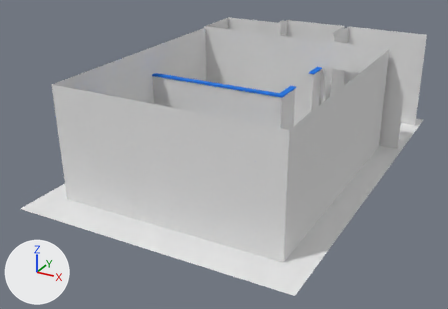
The Blender file zUMHbies_blender/bathroom/bathroom.blend: old version first, new version second.
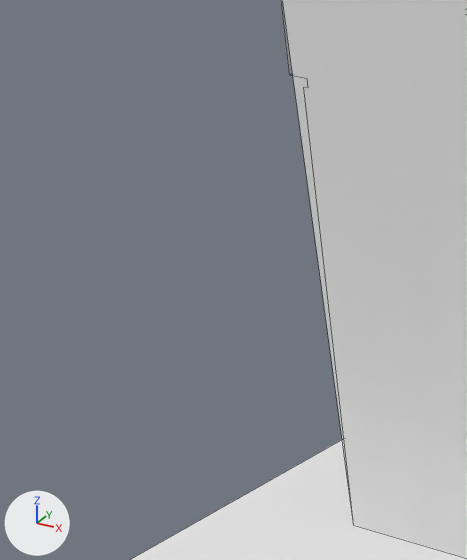
There are two pictures of each version: one whole from a 50 mm camera at (10.15, -8.74, 6.86) aimed at (2.92, 4.39, 0.3), one close up on the part from 1% to 20% of the width and 33% to 66% of the height. Lighting does not change. The marker at lower left points along +X, +Y and +Z. The close-ups show mesh edges as thin lines.

Names of what the first close-up shows: 'Floor', 'Inside'.
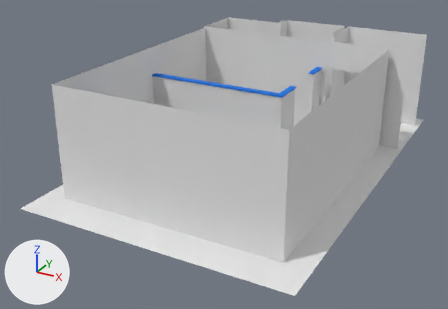
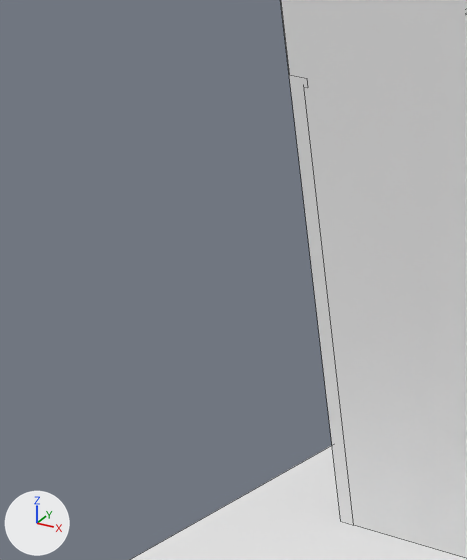
Where the change shows, as pixel boxes (x1, y1, x2, y2) in the close-ups (467 x 560 px; the box of a moved part takes in the faces that stretch with it):
part 1 of me_cube_001, moved or reshaped
    before: (283, 0, 467, 558)
    after: (281, 0, 467, 558)

The change, as a list of edits to the scene's bpy script:
```text
Change me_cube_001:
    where me_cube_001.from_pydata(...)  # 386 vertices, 163 faces, 44 loose edges; spans x 0.28..6.63, y 0.8..9.89, z 0.0..2.81
    used by ob_inside; location = (0.046, 0.0, 0.0)
    verts and faces of me_cube_001; kept vertices keep their numbers, new ones are numbered from 386
    before: 3 (0.57, 0.9, 0.0) at pixel (353, 525), 31 (6.13, 0.9, 2.81), 32 (6.13, 0.9, 0.0), 109 (0.57, 2.4, 0.0), 122 (0.57, 0.9, 2.02) at pixel (303, 87)
    before: 123 (0.57, 2.4, 2.03), 141 (0.5, 0.9, 2.81)
    me_cube_001 part 1
    add delete_faces([(3, 109, 123, 122), (3, 141, 31, 32)])
    add delete_edges([(122, 141)])
    add verts[386] = (0.49, 0.9, 0.0)  # pixel (340, 521)
    add verts[387] = (0.57, 0.9, 2.03)  # pixel (303, 84)
    add faces += [(3, 109, 123, 387), (3, 386, 141, 31, 32)]  # mat_tiles (its picture is missing)
```
